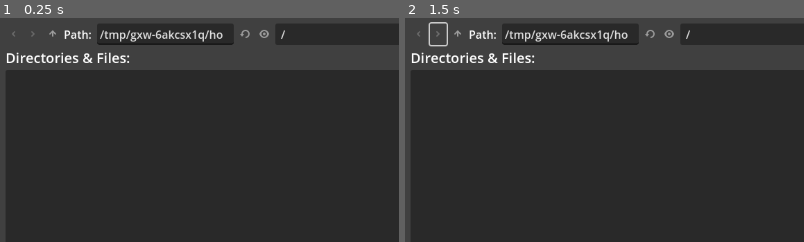
Above: before the commit, frames 1-2 (left to right).
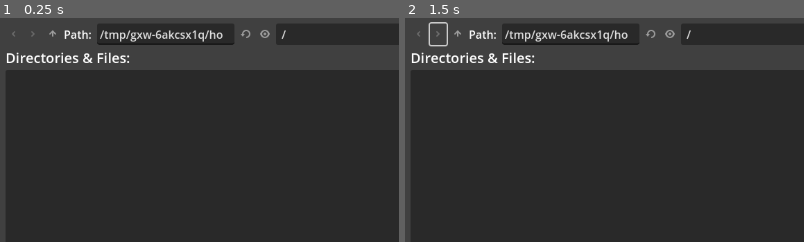
Above: after the commit, the same moments.

Repository: ExplodingImplosion/stream_tool_hack
Game: Godot game, scene res://ui.tscn
The game is run twice, just before and just after one commit, with the same random seed, the same clock (stepped at 60 frames per second) and the same inputs.
Inputs (mouse positions are % of the whole screen's width and height, from its top left):
- Up to frame 1 (0.25 s): no input
- Up to frame 2 (1.5 s): click (22, 67) at 0.52 s; type "12" at 0.6 s; click (41, 91) at 0.75 s; type "Alex" at 0.83 s; click (4, 4) at 1.25 s
The pictures show only the part of the screen within x 0-50%, y 0-50%; the shares and areas given below are measured in that part.

The runs differ from the first frame. In frame 1, 0.1% of the frame differs, in the area x 60-72%, y 5-10%; in frame 2, 0.1%.

Commit message:
Update project.godot

Diff:
--- a/project.godot
+++ b/project.godot
@@ -14,3 +14,7 @@
 run/main_scene="res://ui.tscn"
 config/features=PackedStringArray("4.2", "Forward Plus")
 config/icon="res://icon.svg"
+
+[rendering]
+
+textures/vram_compression/import_etc2_astc=true
